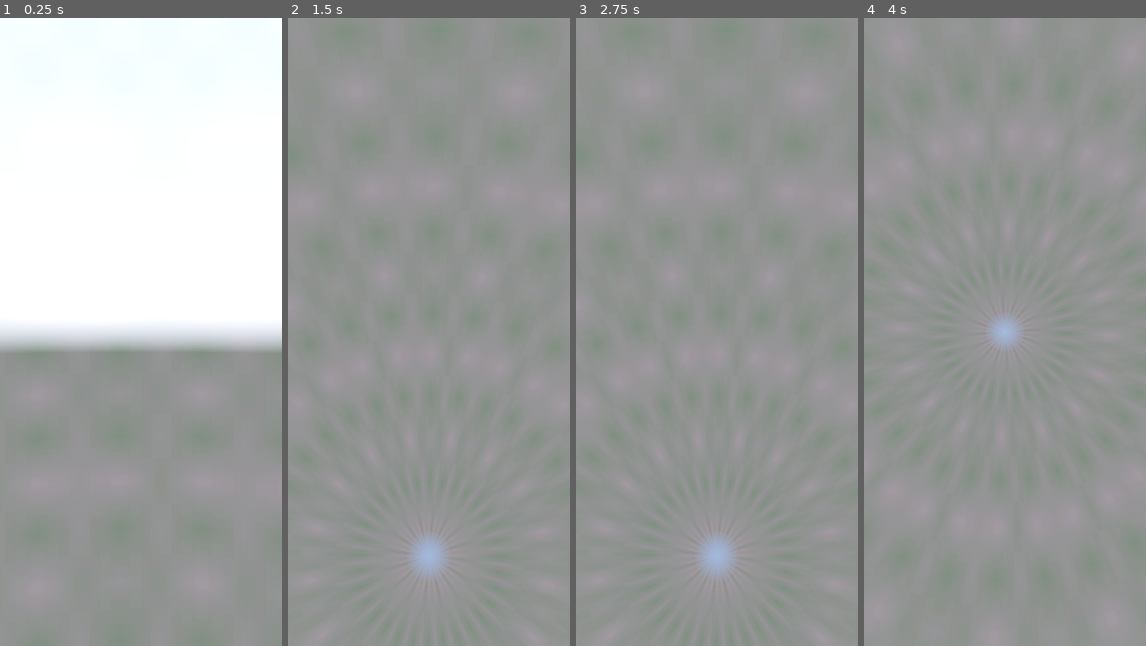
Above: before the commit, frames 1-4 (left to right).
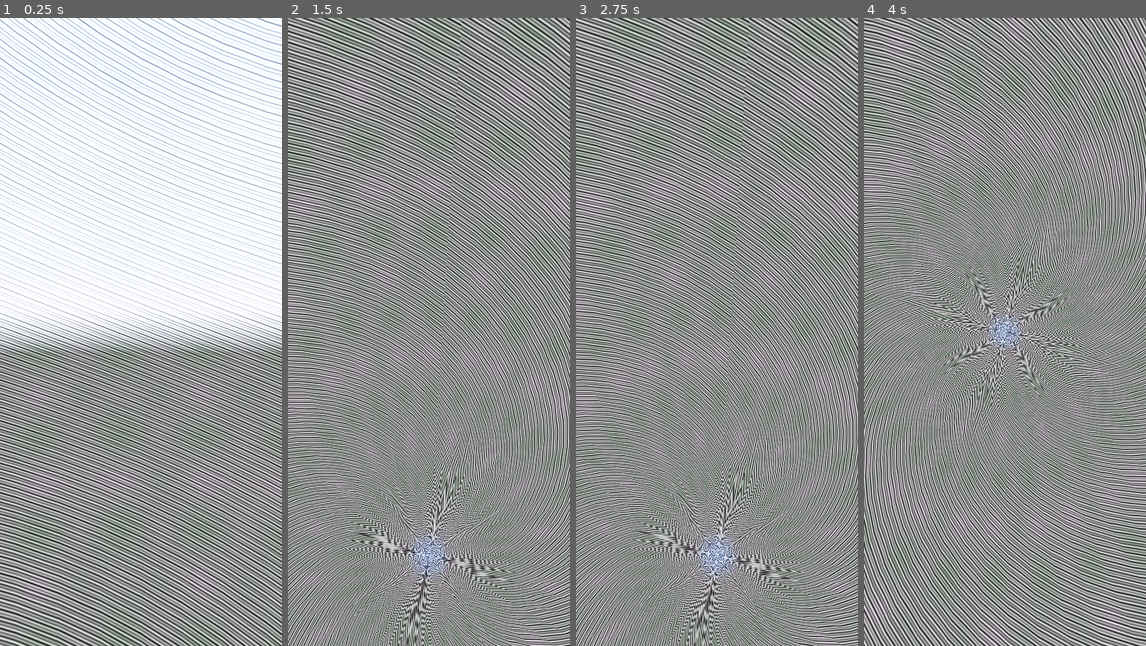
Above: after the commit, the same moments.

Repository: Capstone-Mystery-Machine/spotnik
Game: Godot game, scene res://scenes/worldspawn.tscn
Same seed, same stepped clock (60 frames per second), same inputs: the game is played once before the commit and once after it. A sky picture missing from this copy of the repository is replaced by a grey-blue gradient.
Inputs (mouse positions are in pixels of both pictures, inside the frame that each line leads up to):
- Up to frame 1 (0.25 s): no input
- Up to frame 2 (1.5 s): move the mouse to (491, 300) at 0.52 s; press the mouse at (491, 300) at 0.53 s; move the mouse to (414, 332) at 1.27 s; release the mouse at (414, 332) at 1.28 s; tap I at 1.35 s
- Up to frame 3 (2.75 s): move the mouse to (745, 193) at 2.02 s; press the mouse at (745, 193) at 2.03 s
- Up to frame 4 (4 s): move the mouse to (1002, 344) at 2.77 s; release the mouse at (1002, 344) at 2.78 s; tap I at 2.85 s; move the mouse to (1089, 426) at 3.52 s; press the mouse at (1089, 426) at 3.53 s

The runs differ from the first frame. In frame 1, 46% of the frame differs, in the area x 0-100%, y 0-100%; in frame 2, 73%; in frame 3, 74%; in frame 4, 73%.

Commit message:
removed: cached tool script stuff

Diff:
--- a/scenes/skybox.tscn
+++ b/scenes/skybox.tscn
@@ -34,35 +34,6 @@
 material = SubResource("ShaderMaterial_wkasw")
 flip_faces = true
 
-[sub_resource type="Shader" id="Shader_tpkrh"]
-code = "// NOTE: Shader automatically converted from Godot Engine 4.5.1.stable's StandardMaterial3D.
-
-shader_type spatial;
-render_mode blend_mix, depth_draw_never, cull_back;
-
-uniform vec4 albedo : source_color;
-uniform sampler2D texture_albedo : source_color, filter_linear_mipmap, repeat_enable;
-
-uniform sampler2D texture_emission : source_color, hint_default_black, filter_linear_mipmap, repeat_enable;
-uniform vec4 emission : source_color;
-uniform float emission_energy : hint_range(0.0, 100.0, 0.01);
-
-void fragment() {
-	vec4 albedo_tex = texture(texture_albedo, UV);
-	ALBEDO = albedo.rgb * albedo_tex.rgb;
-
-	vec3 emission_tex = texture(texture_emission, UV).rgb;
-	EMISSION = (emission.rgb + emission_tex) * emission_energy;
-	ALPHA *= albedo.a * albedo_tex.a;
-}"
-
-[sub_resource type="ShaderMaterial" id="ShaderMaterial_tpkrh"]
-render_priority = 0
-shader = SubResource("Shader_tpkrh")
-shader_parameter/albedo = Color(0, 0, 0, 0.5)
-shader_parameter/emission = Color(0, 0, 0, 1)
-shader_parameter/emission_energy = 1.5
-
 [sub_resource type="ShaderMaterial" id="ShaderMaterial_cvgax"]
 render_priority = 0
 shader = ExtResource("2_wkasw")
@@ -77,35 +48,6 @@
 material = SubResource("ShaderMaterial_cvgax")
 flip_faces = true
 
-[sub_resource type="Shader" id="Shader_8u7e8"]
-code = "// NOTE: Shader automatically converted from Godot Engine 4.5.1.stable's StandardMaterial3D.
-
-shader_type spatial;
-render_mode blend_mix, depth_draw_never, cull_back;
-
-uniform vec4 albedo : source_color;
-uniform sampler2D texture_albedo : source_color, filter_linear_mipmap, repeat_enable;
-
-uniform sampler2D texture_emission : source_color, hint_default_black, filter_linear_mipmap, repeat_enable;
-uniform vec4 emission : source_color;
-uniform float emission_energy : hint_range(0.0, 100.0, 0.01);
-
-void fragment() {
-	vec4 albedo_tex = texture(texture_albedo, UV);
-	ALBEDO = albedo.rgb * albedo_tex.rgb;
-
-	vec3 emission_tex = texture(texture_emission, UV).rgb;
-	EMISSION = (emission.rgb + emission_tex) * emission_energy;
-	ALPHA *= albedo.a * albedo_tex.a;
-}"
-
-[sub_resource type="ShaderMaterial" id="ShaderMaterial_8u7e8"]
-render_priority = 0
-shader = SubResource("Shader_8u7e8")
-shader_parameter/albedo = Color(0, 0, 0, 0.75)
-shader_parameter/emission = Color(0, 0, 0, 1)
-shader_parameter/emission_energy = 1.75
-
 [sub_resource type="ShaderMaterial" id="ShaderMaterial_1xwgr"]
 render_priority = 0
 shader = ExtResource("2_wkasw")
@@ -119,35 +61,6 @@
 [sub_resource type="SphereMesh" id="SphereMesh_ab0bn"]
 material = SubResource("ShaderMaterial_1xwgr")
 flip_faces = true
-
-[sub_resource type="Shader" id="Shader_kxhb4"]
-code = "// NOTE: Shader automatically converted from Godot Engine 4.5.1.stable's StandardMaterial3D.
-
-shader_type spatial;
-render_mode blend_mix, depth_draw_never, cull_back;
-
-uniform vec4 albedo : source_color;
-uniform sampler2D texture_albedo : source_color, filter_linear_mipmap, repeat_enable;
-
-uniform sampler2D texture_emission : source_color, hint_default_black, filter_linear_mipmap, repeat_enable;
-uniform vec4 emission : source_color;
-uniform float emission_energy : hint_range(0.0, 100.0, 0.01);
-
-void fragment() {
-	vec4 albedo_tex = texture(texture_albedo, UV);
-	ALBEDO = albedo.rgb * albedo_tex.rgb;
-
-	vec3 emission_tex = texture(texture_emission, UV).rgb;
-	EMISSION = (emission.rgb + emission_tex) * emission_energy;
-	ALPHA *= albedo.a * albedo_tex.a;
-}"
-
-[sub_resource type="ShaderMaterial" id="ShaderMaterial_kxhb4"]
-render_priority = 0
-shader = SubResource("Shader_kxhb4")
-shader_parameter/albedo = Color(0, 0, 0, 0.9)
-shader_parameter/emission = Color(0, 0, 0, 1)
-shader_parameter/emission_energy = 2.0
 
 [sub_resource type="StandardMaterial3D" id="StandardMaterial3D_8u7e8"]
 transparency = 1
@@ -198,16 +111,13 @@
 [node name="StarsLayerFarMesh" type="MeshInstance3D" parent="."]
 transform = Transform3D(0.70710677, 0, 0.70710677, 0, 1, 0, -0.70710677, 0, 0.70710677, 0, 0, 0)
 mesh = SubResource("SphereMesh_cvgax")
-surface_material_override/0 = SubResource("ShaderMaterial_tpkrh")
 
 [node name="StarsLayerMidMesh" type="MeshInstance3D" parent="."]
 transform = Transform3D(0.70710677, 0, -0.70710677, 0, 1, 0, 0.70710677, 0, 0.70710677, 0, 0, 0)
 mesh = SubResource("SphereMesh_1xwgr")
-surface_material_override/0 = SubResource("ShaderMaterial_8u7e8")
 
 [node name="StarsLayerNearMesh" type="MeshInstance3D" parent="."]
 mesh = SubResource("SphereMesh_ab0bn")
-surface_material_override/0 = SubResource("ShaderMaterial_kxhb4")
 
 [node name="NebulaeLayerNearMesh" type="MeshInstance3D" parent="."]
 mesh = SubResource("SphereMesh_8u7e8")
Not shown: 1 places in scenes/skybox.tscn that only renumber resources
